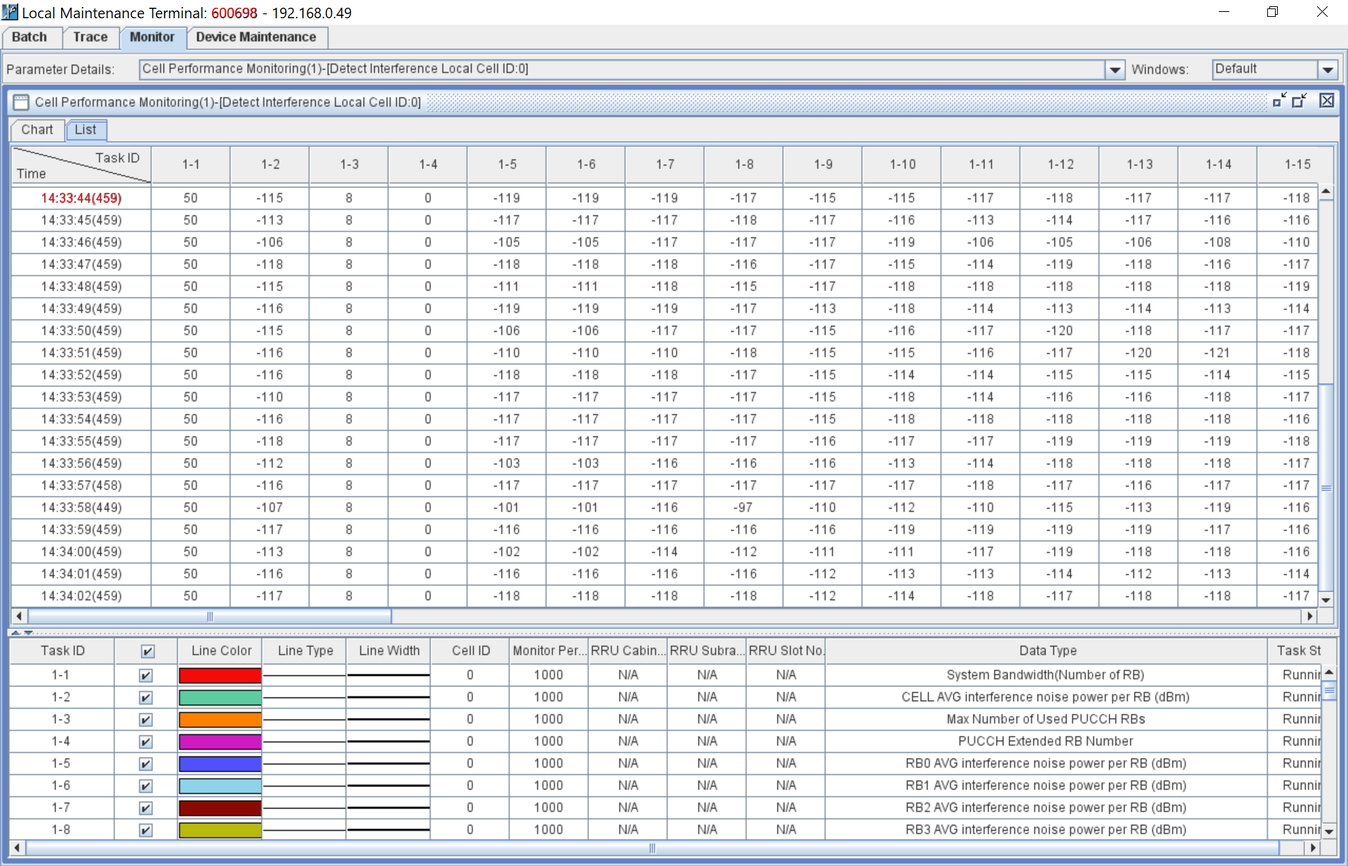
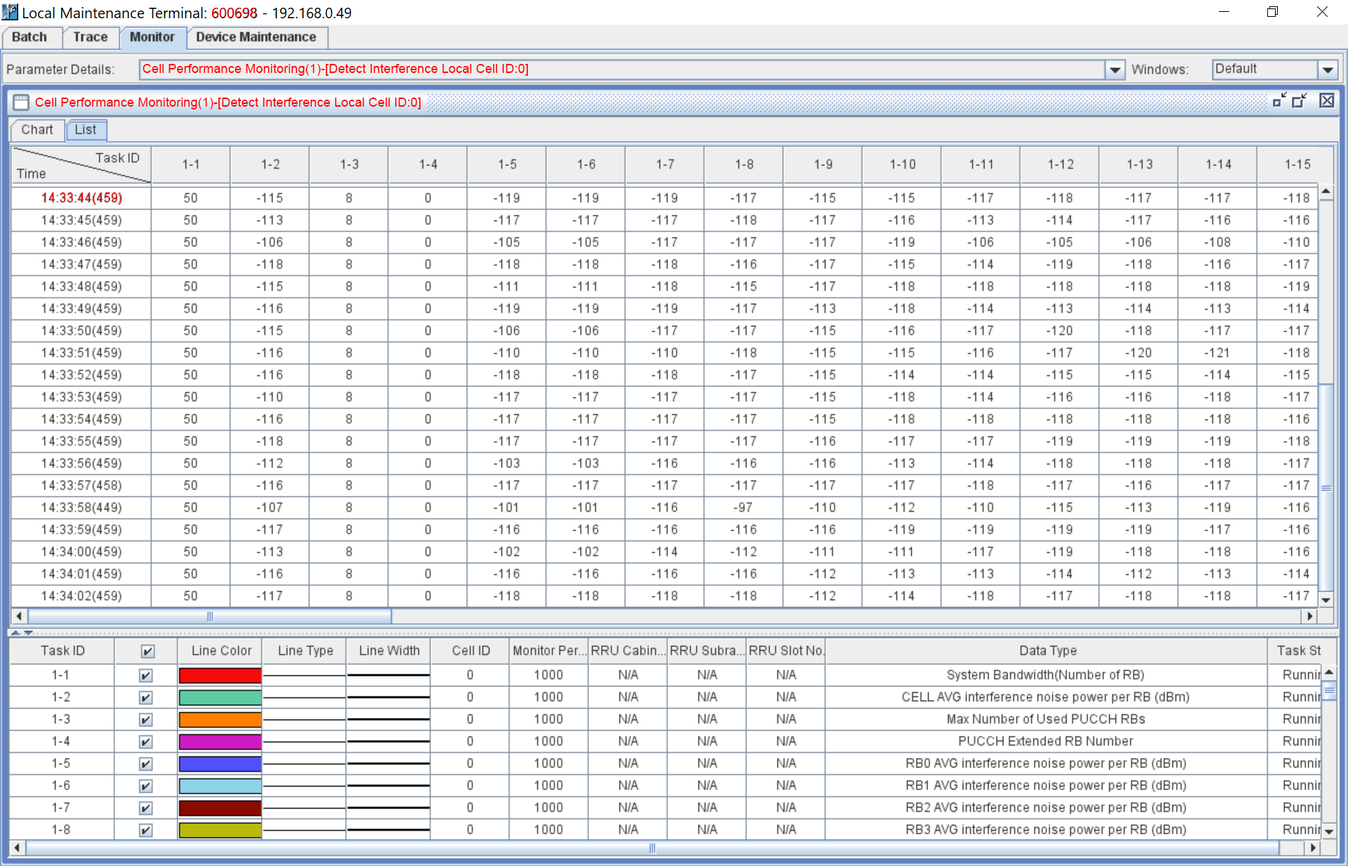
Before/after of a 1348px x 866px layered artwork. What changed in the layer stack:
added layer "details 1" above "details 2" over [142, 63, 528, 76]
added layer "details 2" above "14:33:44(459)" over [35, 97, 421, 110]
painted on "14:33:44(459)" over [42, 192, 123, 206]
added layer "Layer 1" above "Layer 2" over [35, 96, 421, 110]
added layer "Layer 2" above "rtwp" over [142, 63, 528, 76]
